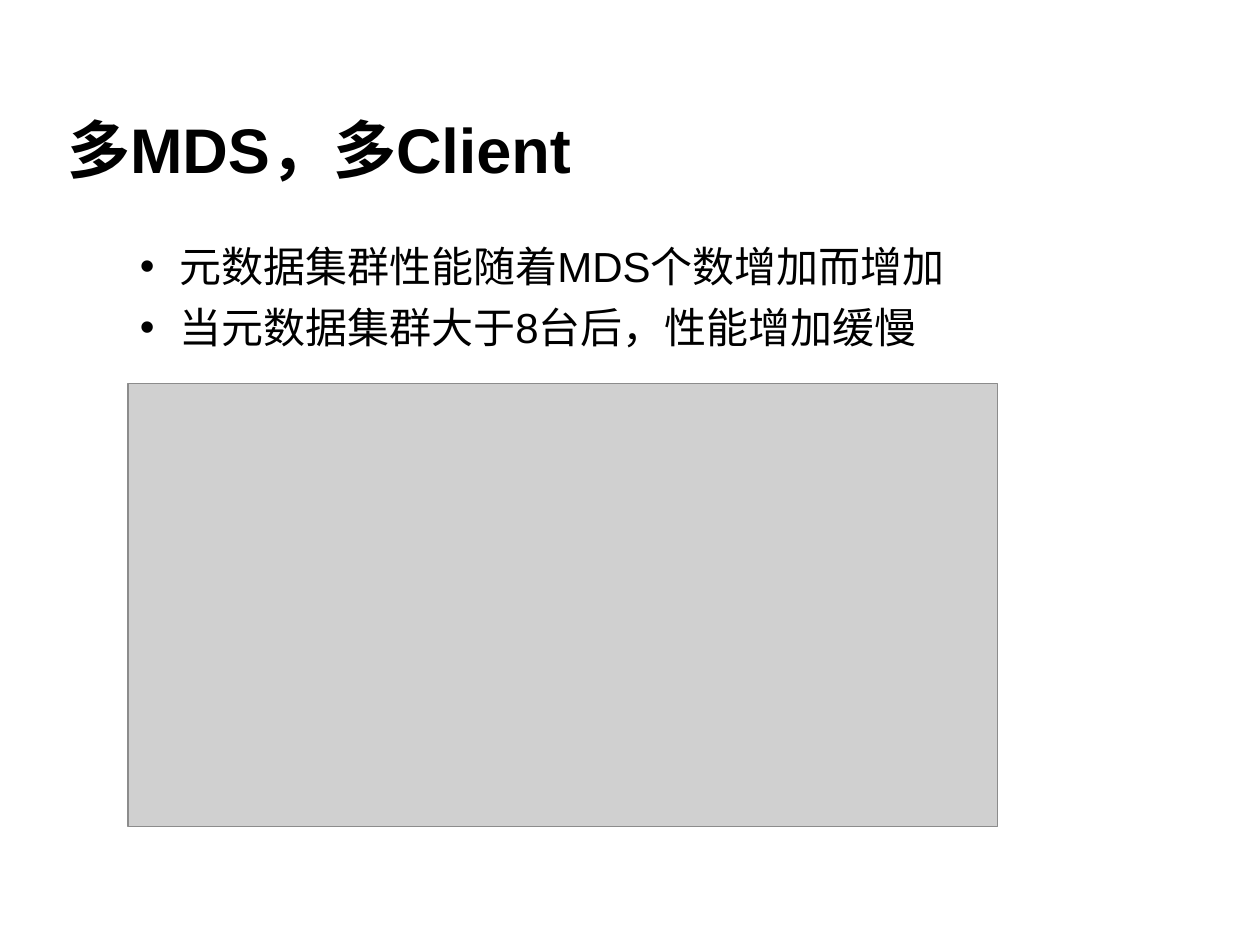
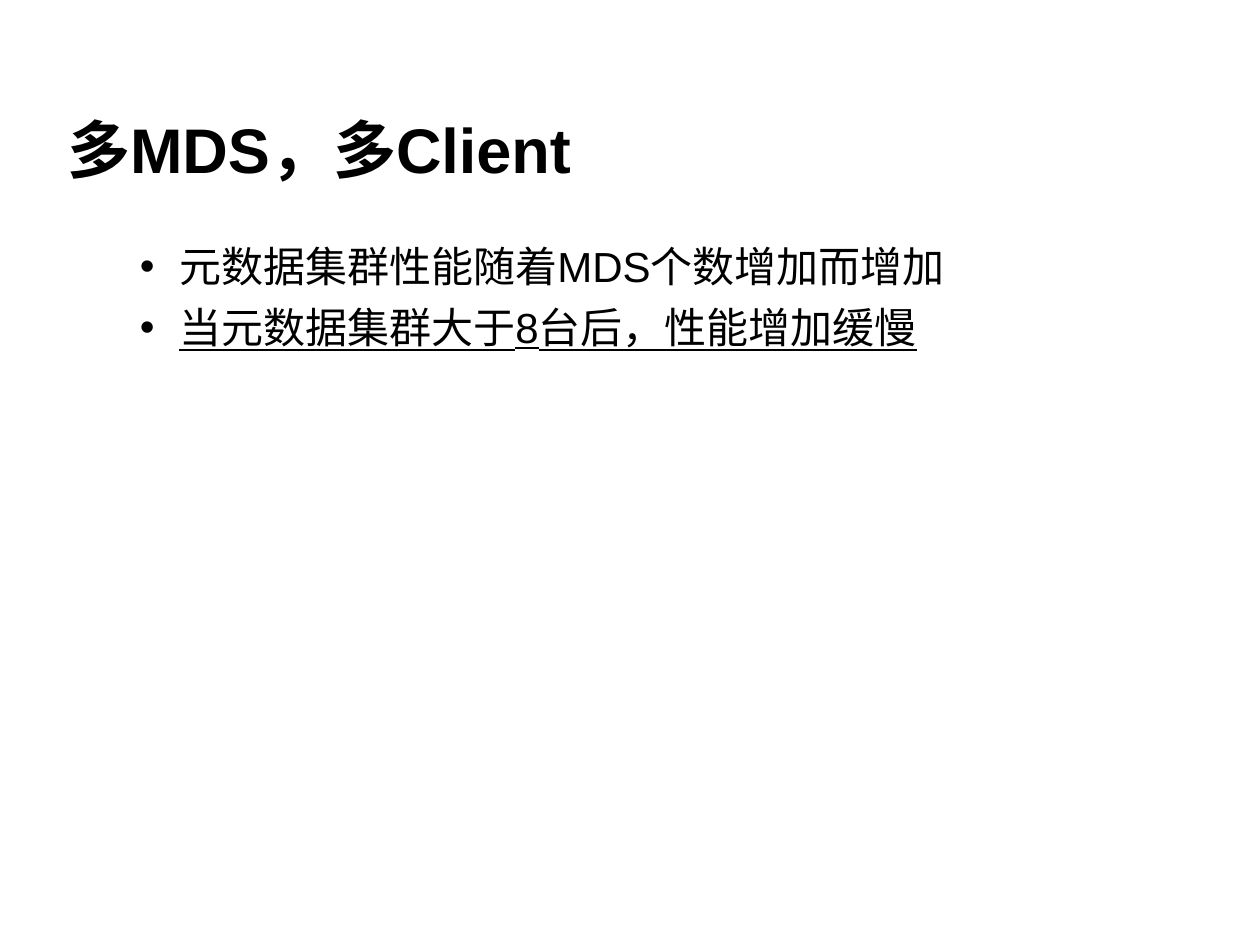
Before and after one commit to cheliequan/idning-paper, a slide deck: slide 28 of draft/答辩.ppt. Drawn at 1260x945 pixels with LibreOffice and Linux fonts; fonts in the diff are those of the drawing; grey boxes stand for pictures; background and template pictures are left out. Boxes give left, top, right and bottom in pixels: in the first picture for what was removed or moved away, otherwise in the second. Text is boxed around its words. In the diff, an @@ line names an element or a change of style, - is before the commit and + after.

```diff
--- a/draft/答辩.ppt
+++ b/draft/答辩.ppt
@@ text at <box>179,307,916,351</box>: underline on in "当元数据集群大于8台后，性能增加缓慢" @@
@@ picture removed at <box>129,384,998,828</box> @@
```
Also in this commit, not shown: 7 other slides changed, 2 other files.
